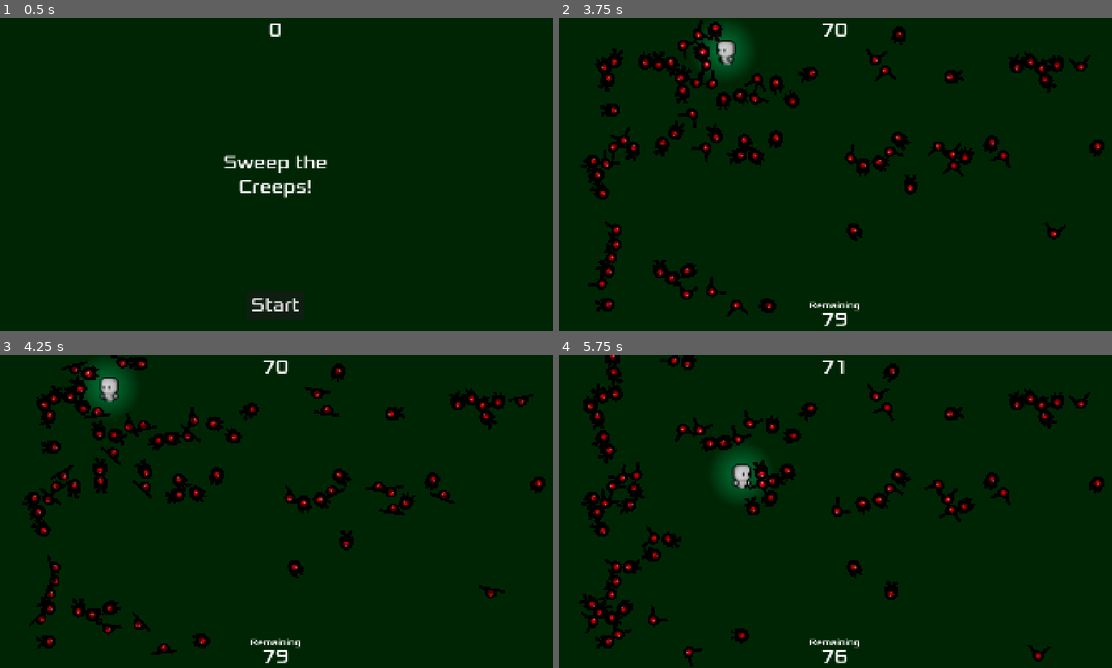
Above: before the commit, frames 1-4 (two rows, left to right).
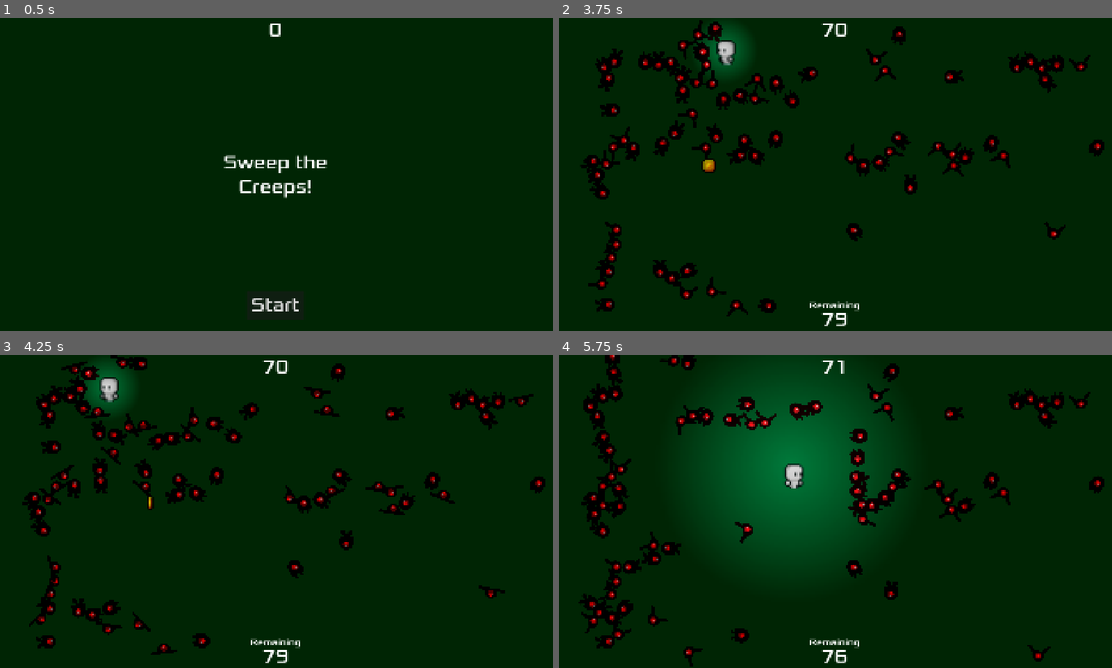
Above: after the commit, the same moments.

Repository: rynong99/Sweep-the-Creeps
Game: Godot game, scene res://Main.tscn
Same seed, same stepped clock (60 frames per second), same inputs: the game is played once before the commit and once after it.
Inputs:
- Up to frame 1 (0.5 s): no input
- Up to frame 2 (3.75 s): click "Start" at 0.5 s; hold W (move_up) 1.28-2.78 s; hold A (move_left) from 2.78 s (still down)
- Up to frame 3 (4.25 s): keep holding A (move_left)
- Up to frame 4 (5.75 s): release A (move_left) at 4.28 s; hold S (move_down) 4.28-5.03 s; hold D (move_right) from 5.03 s (still down)

Frame 1 is identical in both runs. In frame 2, 0.1% of the frame differs, in the area x 25-29%, y 44-50%; in frame 3, less than 0.1%; in frame 4, 18%, in the area x 4-64%, y 4-68%.

Commit message:
Assets Added
Added coin assets from Brackey's platforming tutorial: https://brackeysgames.itch.io/brackeys-platformer-bundle
Added new sounds from BDCraft:
https://bdcraft.net/downloads/soundspack-minecraft/

Powerup system fixed.

Diff:
--- a/dodgethecreeps/Main.tscn
+++ b/dodgethecreeps/Main.tscn
@@ -1,9 +1,10 @@
-[gd_scene load_steps=19 format=3 uid="uid://cwhxoekx31fbt"]
+[gd_scene load_steps=20 format=3 uid="uid://cwhxoekx31fbt"]
 
 [ext_resource type="Script" uid="uid://dxpy44vk3x3ld" path="res://main.gd" id="1_r0du0"]
 [ext_resource type="PackedScene" uid="uid://q03al72pqq1b" path="res://Mob.tscn" id="2_cm0pq"]
 [ext_resource type="PackedScene" uid="uid://dy0px68yjpmsn" path="res://Player.tscn" id="3_fos0i"]
 [ext_resource type="PackedScene" uid="uid://bcbf0ub5i73qf" path="res://coin.tscn" id="3_trn2v"]
+[ext_resource type="PackedScene" uid="uid://bhoalk6r08df" path="res://audio_manager.tscn" id="4_03owx"]
 [ext_resource type="PackedScene" uid="uid://df0tak08dsi8b" path="res://HUD.tscn" id="4_cm0pq"]
 [ext_resource type="AudioStream" uid="uid://bu1eh6aa4frk4" path="res://dodge_the_creeps_2d_assets/art/House In a Forest Loop.ogg" id="5_fos0i"]
 [ext_resource type="AudioStream" uid="uid://3qpgg17f71t2" path="res://success_bell-6776.mp3" id="5_lgr22"]
@@ -56,6 +57,8 @@
 mob_scene = ExtResource("2_cm0pq")
 coin_scene = ExtResource("3_trn2v")
 
+[node name="AudioManager" parent="." instance=ExtResource("4_03owx")]
+
 [node name="Control" type="Control" parent="."]
 layout_mode = 3
 anchors_preset = 0
@@ -81,7 +84,7 @@
 wait_time = 10.0
 
 [node name="CoinTimer" type="Timer" parent="."]
-wait_time = 15.0
+wait_time = 3.0
 
 [node name="ScoreTimer" type="Timer" parent="."]
 
@@ -110,6 +113,7 @@
 [node name="GameWin" type="AudioStreamPlayer2D" parent="."]
 position = Vector2(-394, 186)
 stream = ExtResource("5_lgr22")
+volume_db = 10.0
 
 [node name="DeathSound" type="AudioStreamPlayer2D" parent="."]
 position = Vector2(-197, 93)
--- a/dodgethecreeps/Player.tscn
+++ b/dodgethecreeps/Player.tscn
@@ -1,7 +1,8 @@
-[gd_scene load_steps=29 format=3 uid="uid://dy0px68yjpmsn"]
+[gd_scene load_steps=30 format=3 uid="uid://dy0px68yjpmsn"]
 
 [ext_resource type="Script" uid="uid://mad7yswyllqk" path="res://player.gd" id="1_cxr5p"]
 [ext_resource type="Texture2D" uid="uid://bmlj1gtrptblt" path="res://Hana Caraka - Base Character [sample]/walk.png" id="2_kpjcp"]
+[ext_resource type="Script" uid="uid://d4ft3e3hucw36" path="res://coin_collector.gd" id="3_kne1u"]
 
 [sub_resource type="AtlasTexture" id="AtlasTexture_kne1u"]
 atlas = ExtResource("2_kpjcp")
@@ -128,7 +129,7 @@
 }],
 "loop": true,
 "name": &"down",
-"speed": 5.0
+"speed": 8.0
 }, {
 "frames": [{
 "duration": 1.0,
@@ -202,12 +203,18 @@
 position = Vector2(3, -3)
 scale = Vector2(6, 6)
 sprite_frames = SubResource("SpriteFrames_hp6x6")
-animation = &"up"
+animation = &"down"
+frame_progress = 0.82988
 
 [node name="CollisionShape2D" type="CollisionShape2D" parent="."]
 shape = SubResource("RectangleShape2D_kpjcp")
 
 [node name="CoinCollector" type="Area2D" parent="."]
+priority = 1
+script = ExtResource("3_kne1u")
 
 [node name="CollisionShape2D" type="CollisionShape2D" parent="CoinCollector"]
 shape = SubResource("RectangleShape2D_kpjcp")
+
+[connection signal="area_entered" from="CoinCollector" to="CoinCollector" method="_on_area_entered"]
+[connection signal="coin_collected" from="CoinCollector" to="." method="_on_coin_collector_coin_collected"]
--- /dev/null
+++ b/dodgethecreeps/audio_manager.gd
@@ -0,0 +1,5 @@
+extends Node
+func playCoin():
+	$Coin.play()
+func playScore():
+	$MobDeath.play()
--- /dev/null
+++ b/dodgethecreeps/audio_manager.tscn
@@ -0,0 +1,15 @@
+[gd_scene load_steps=4 format=3 uid="uid://bhoalk6r08df"]
+
+[ext_resource type="Script" uid="uid://dta1tskqiw0oh" path="res://audio_manager.gd" id="1_6jj5d"]
+[ext_resource type="AudioStream" uid="uid://cej7tw6vugyet" path="res://orb.ogg" id="2_5olve"]
+[ext_resource type="AudioStream" uid="uid://rf6lb08ys0x0" path="res://eat1.ogg" id="3_nhx87"]
+
+[node name="AudioManager" type="Node"]
+script = ExtResource("1_6jj5d")
+
+[node name="Coin" type="AudioStreamPlayer2D" parent="."]
+stream = ExtResource("2_5olve")
+
+[node name="MobDeath" type="AudioStreamPlayer2D" parent="."]
+stream = ExtResource("3_nhx87")
+volume_db = -10.0
--- a/dodgethecreeps/coin.gd
+++ b/dodgethecreeps/coin.gd
@@ -1,9 +1,12 @@
 extends Area2D
+class_name Coin
 signal collect
 func _ready():
 	$AnimatedSprite2D.play()
 
 func _on_body_entered(body: Node2D) -> void:
-	if body.name == "Player":
-		body.triggerPowerUp()
-		queue_free()
+	#if body.has_method("collect_coin"):
+		#AudioManager.playCoin()
+		#body.collect_coin()
+		#queue_free()
+	pass
--- a/dodgethecreeps/coin.tscn
+++ b/dodgethecreeps/coin.tscn
@@ -1,7 +1,8 @@
-[gd_scene load_steps=19 format=3 uid="uid://bcbf0ub5i73qf"]
+[gd_scene load_steps=20 format=3 uid="uid://bcbf0ub5i73qf"]
 
 [ext_resource type="Script" uid="uid://dsetdidnvudwq" path="res://coin.gd" id="1_0t63x"]
 [ext_resource type="Texture2D" uid="uid://c2bsq4ukr8u0y" path="res://brackeys_platformer_assets/sprites/coin.png" id="2_v7riw"]
+[ext_resource type="AudioStream" uid="uid://cej7tw6vugyet" path="res://orb.ogg" id="3_v7riw"]
 
 [sub_resource type="RectangleShape2D" id="RectangleShape2D_4rshd"]
 size = Vector2(16, 16)
@@ -107,8 +108,7 @@
 fill = 1
 fill_from = Vector2(0.493119, 0.465596)
 
-[node name="Coin" type="Area2D"]
-collision_layer = 0
+[node name="Coin" type="Area2D" groups=["coin"]]
 script = ExtResource("1_0t63x")
 
 [node name="CollisionShape2D" type="CollisionShape2D" parent="."]
@@ -123,4 +123,7 @@
 scale = Vector2(1.25, 1.25)
 texture = SubResource("GradientTexture2D_0t63x")
 
+[node name="Coin" type="AudioStreamPlayer2D" parent="."]
+stream = ExtResource("3_v7riw")
+
 [connection signal="body_entered" from="." to="." method="_on_body_entered"]
--- /dev/null
+++ b/dodgethecreeps/coin_collector.gd
@@ -0,0 +1,11 @@
+extends Area2D
+signal coin_collected
+func collect_coin():
+	coin_collected.emit()
+
+func _on_area_entered(area: Area2D) -> void:
+	if area is Coin:
+		print("Got a coin!")
+		coin_collected.emit()
+		AudioManager.playScore()
+		area.queue_free()
--- a/dodgethecreeps/main.gd
+++ b/dodgethecreeps/main.gd
@@ -16,6 +16,8 @@
 	$Player.hide()
 
 func game_over(win):
+	if $Player.poweredUp == true:
+		powerDown()
 	$Player.hide()
 	$ScoreTimer.stop()
 	$MobTimer.stop()
@@ -114,7 +116,8 @@
 func _on_hud_start_game() -> void:
 	new_game()
 func _on_coin_timer_timeout() -> void:
-	coinSpawn()
+	if coinCount == 0:
+		coinSpawn()
 func _on_power_up_timer_timeout() -> void:
 	print("Powering Down")
 	$PowerUpTimer.stop()
@@ -122,18 +125,23 @@
 	$Player/PointLight2D.scale /= 4
 	$Player/CollisionShape2D.scale /= 4
 
-func powerUp():
-	pass
+func powerDown():
+	print("Powering Down")
+	$PowerUpTimer.stop()
+	$Player.poweredUp = false
+	$Player.speed /= 2
+	$Player/PointLight2D.scale /= 4
+	$Player/CollisionShape2D.scale /= 4
 
 
 func _on_coin_collect() -> void:
-	powerUp()
 	pass # Replace with function body.
 
 
 func _on_player_power_up() -> void:
 	print("Powering Up")
 	$PowerUpTimer.start()
+	$Player.poweredUp = true
 	$Player.speed *= 2
 	$Player/PointLight2D.scale *= 4
 	$Player/CollisionShape2D.scale *= 4
--- a/dodgethecreeps/mob.gd
+++ b/dodgethecreeps/mob.gd
@@ -6,8 +6,12 @@
 
 func _process(delta):
 	if (position.x < 0) or (position.x > (1920)):
+		print("Scored")
+		AudioManager.playScore()
 		queue_free()
 	elif (position.y < 0) or (position.y > (1080)):
+		print("Scored")
+		AudioManager.playScore()
 		queue_free()
 	if linear_velocity > Vector2(100,0) or linear_velocity > Vector2(0,100):
 		linear_damp = 2
--- a/dodgethecreeps/player.gd
+++ b/dodgethecreeps/player.gd
@@ -2,6 +2,7 @@
 class_name player
 signal hit
 signal powerUp
+@export var poweredUp = false
 @export var speed = 400
 var screen_size
 func ready():
@@ -32,10 +33,10 @@
 		$AnimatedSprite2D.flip_v = false
 		# See the note below about the following boolean assignment.
 		$AnimatedSprite2D.flip_h = velocity.x < 0
-	elif velocity.y != 0:
+	elif velocity.y < 0:
 		$AnimatedSprite2D.animation = "up"
-		if velocity.y > 0:
-				$AnimatedSprite2D.animation = "down"
+	elif velocity.y > 0:
+		$AnimatedSprite2D.animation = "down"
 
 	position += velocity * delta
 	position = position.clamp(Vector2.ZERO, get_viewport_rect().size)
@@ -58,3 +59,7 @@
 
 func triggerPowerUp():
 	powerUp.emit()
+
+
+func _on_coin_collector_coin_collected() -> void:
+	powerUp.emit()
--- a/dodgethecreeps/project.godot
+++ b/dodgethecreeps/project.godot
@@ -14,6 +14,10 @@
 run/main_scene="uid://cwhxoekx31fbt"
 config/features=PackedStringArray("4.4", "GL Compatibility")
 config/icon="res://icon.svg"
+
+[autoload]
+
+AudioManager="*res://audio_manager.tscn"
 
 [display]
 
Not shown: 1 places in dodgethecreeps/Main.tscn that only renumber resources
Not shown, added: dodgethecreeps/audio_manager.gd.uid
Not shown, added: dodgethecreeps/coin_collector.gd.uid
Not shown, added: dodgethecreeps/eat1.ogg.import
Not shown, added: dodgethecreeps/orb.ogg.import
Not shown, added: dodgethecreeps/eat1.ogg
Not shown, added: dodgethecreeps/orb.ogg
